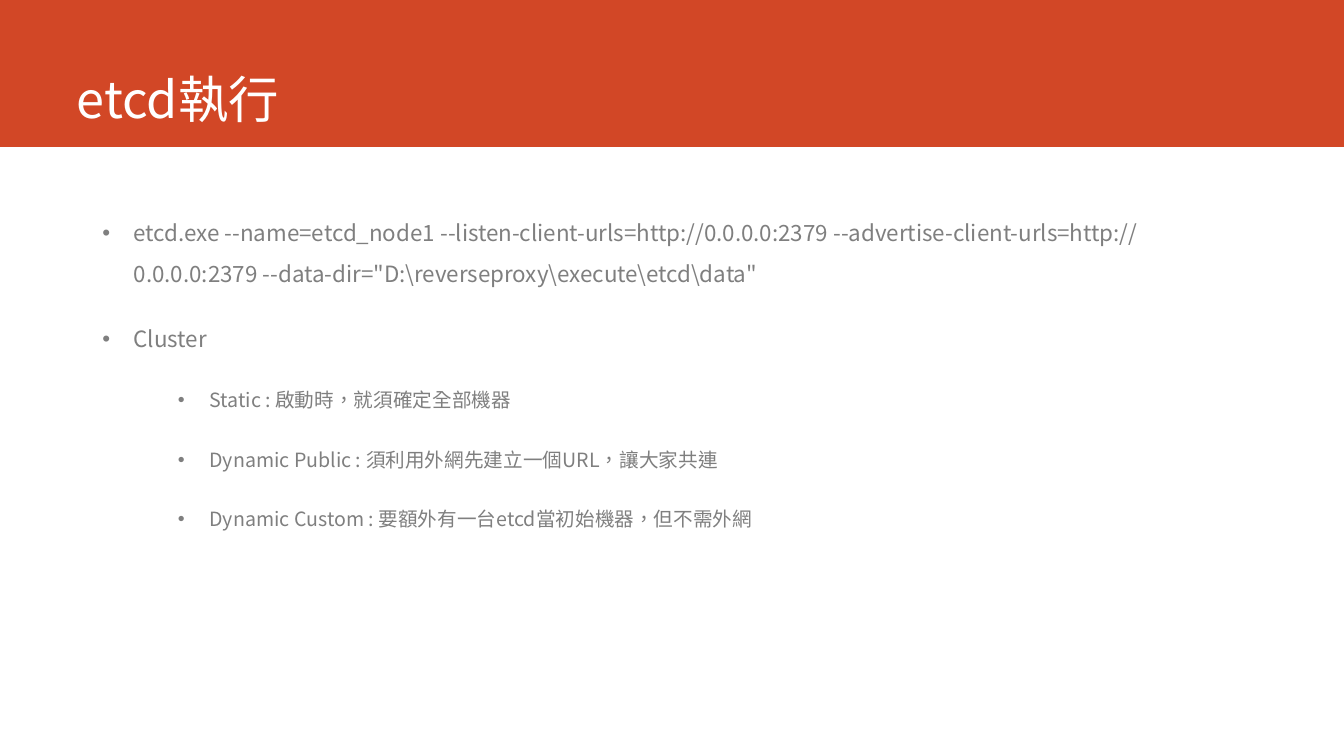
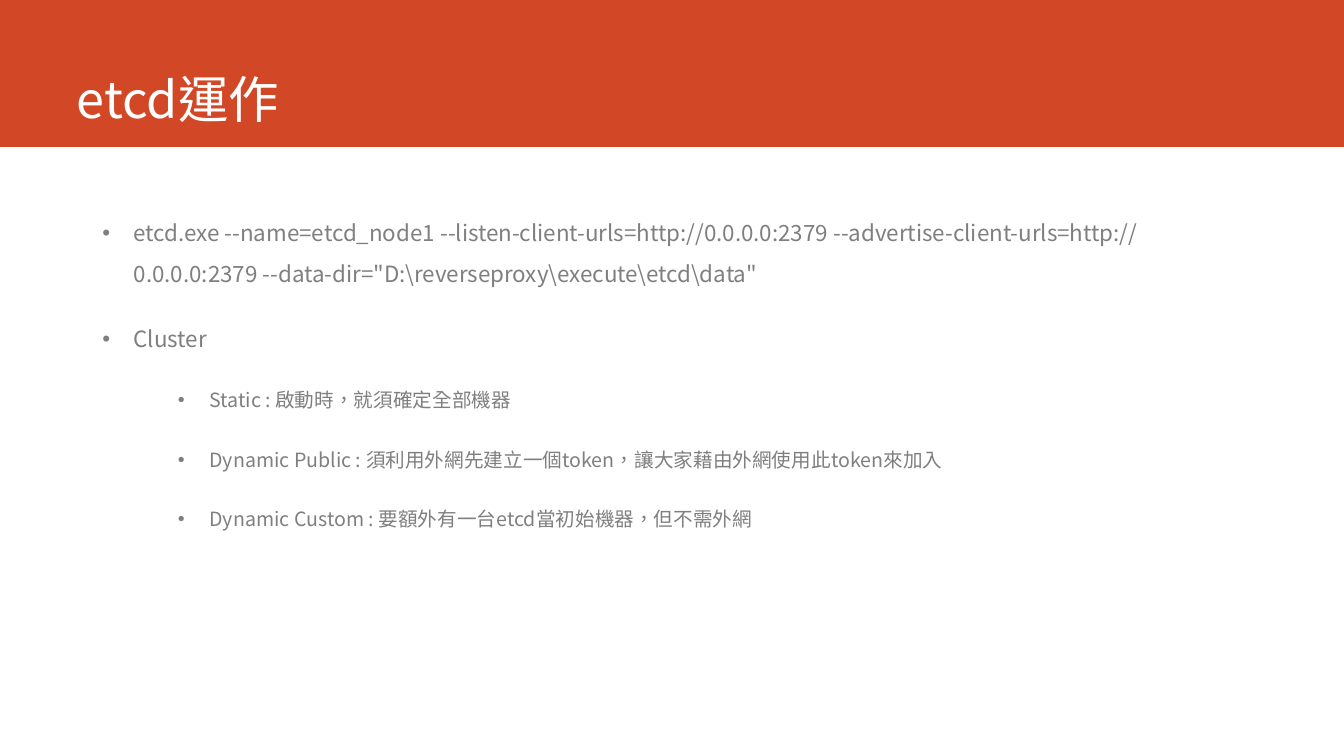
Before and after one commit to dinoliang/TemplateInfo, a slide deck: slide 8 of Reverse Proxy.ppt. Drawn at 1344x756 pixels with LibreOffice and Linux fonts; fonts in the diff are those of the drawing. Boxes give left, top, right and bottom in pixels: in the first picture for what was removed or moved away, otherwise in the second. Text is boxed around its words. In the diff, an @@ line names an element or a change of style, - is before the commit and + after.

```diff
--- a/Reverse Proxy.ppt
+++ b/Reverse Proxy.ppt
@@ title at bbox=[77, 76, 279, 122]: text changed @@
-etcd執行
+etcd運作
@@ text at bbox=[209, 450, 942, 472]: text changed @@
-  • Dynamic Public : 須利用外網先建立一個URL，讓大家共連
+  • Dynamic Public : 須利用外網先建立一個token，讓大家藉由外網使用此token來加入
```
Also in this commit, not shown: 2 other slides changed.
